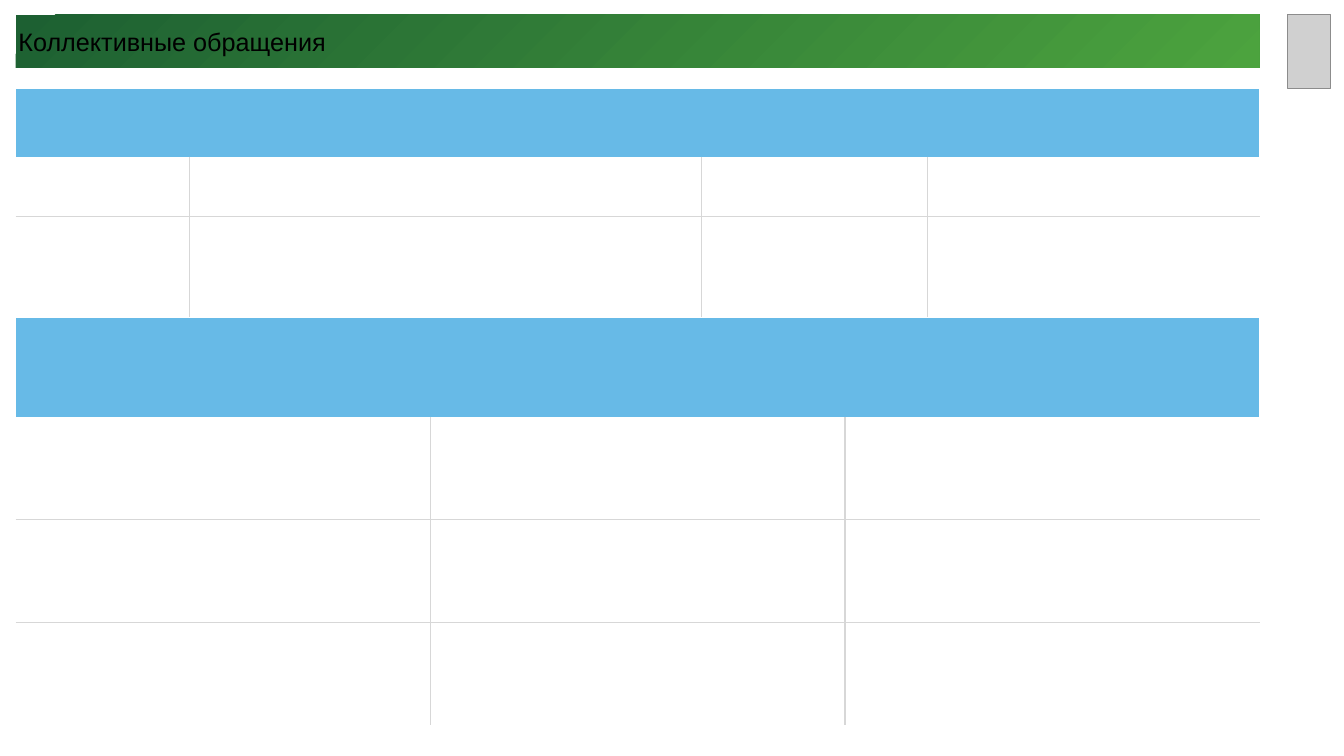
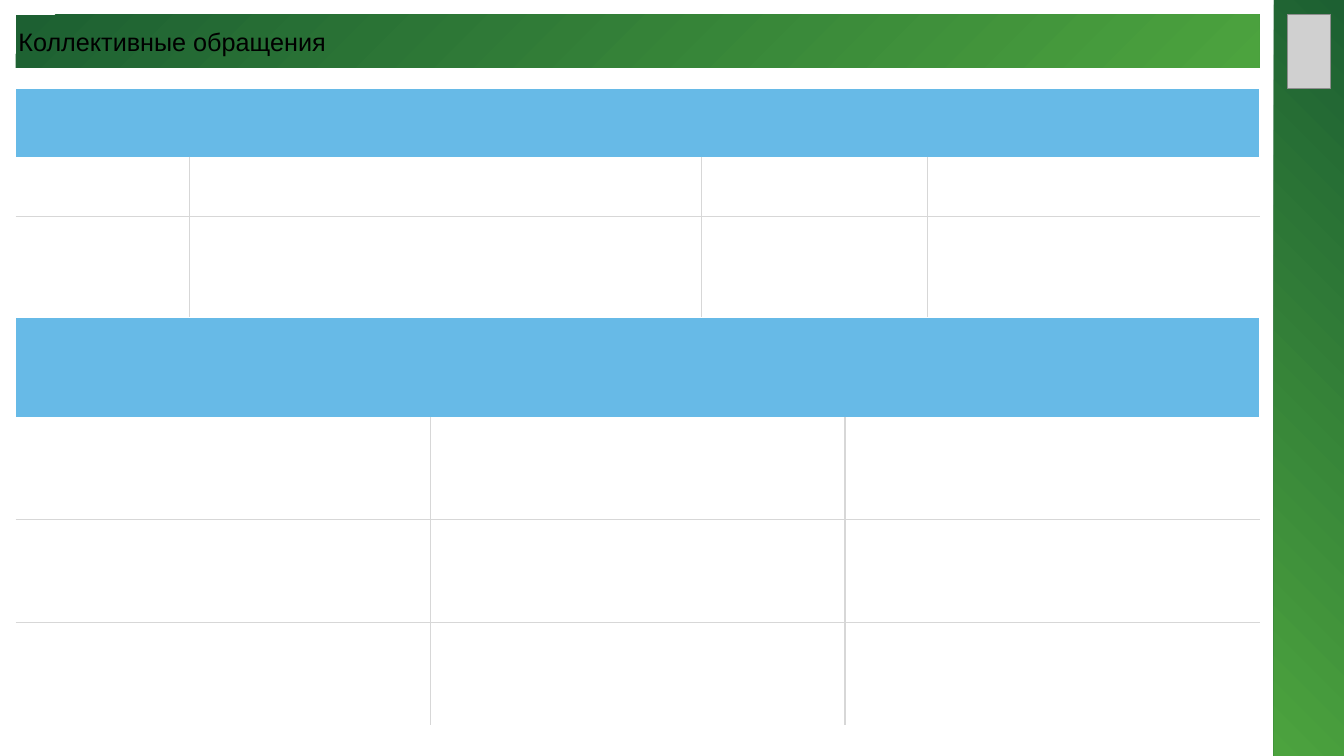
Before and after one commit to mozartbob21/dashboard_unified, a slide deck: slide 2 of services/collective/assets/template.pptx. Drawn at 1344x756 pixels with LibreOffice and Linux fonts; fonts in the diff are those of the drawing; grey boxes stand for pictures. Boxes give left, top, right and bottom in pixels: in the first picture for what was removed or moved away, otherwise in the second. Text is boxed around its words. In the diff, an @@ line names an element or a change of style, - is before the commit and + after.

```diff
--- a/services/collective/assets/template.pptx
+++ b/services/collective/assets/template.pptx
@@ rounded rectangle added at (1274, 0, 1343, 756), fill gradient #1D6032 to #4CA33E @@
```
Also in this commit, not shown: 1 other slide changed, 44 other files.
